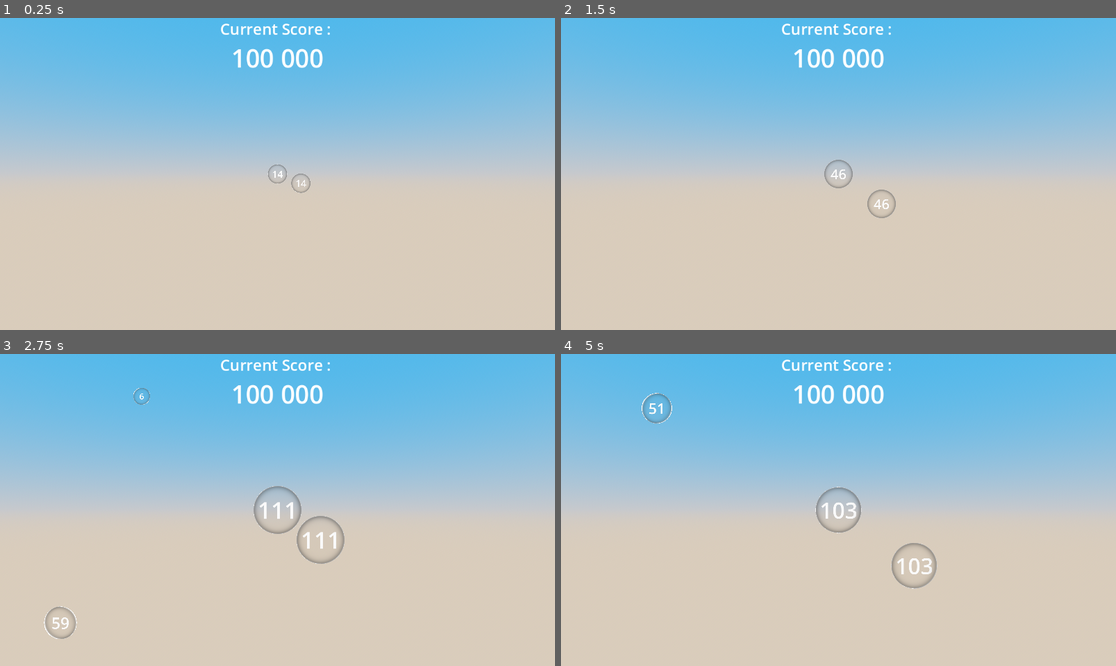
Above: before the commit, frames 1-4 (two rows, left to right).
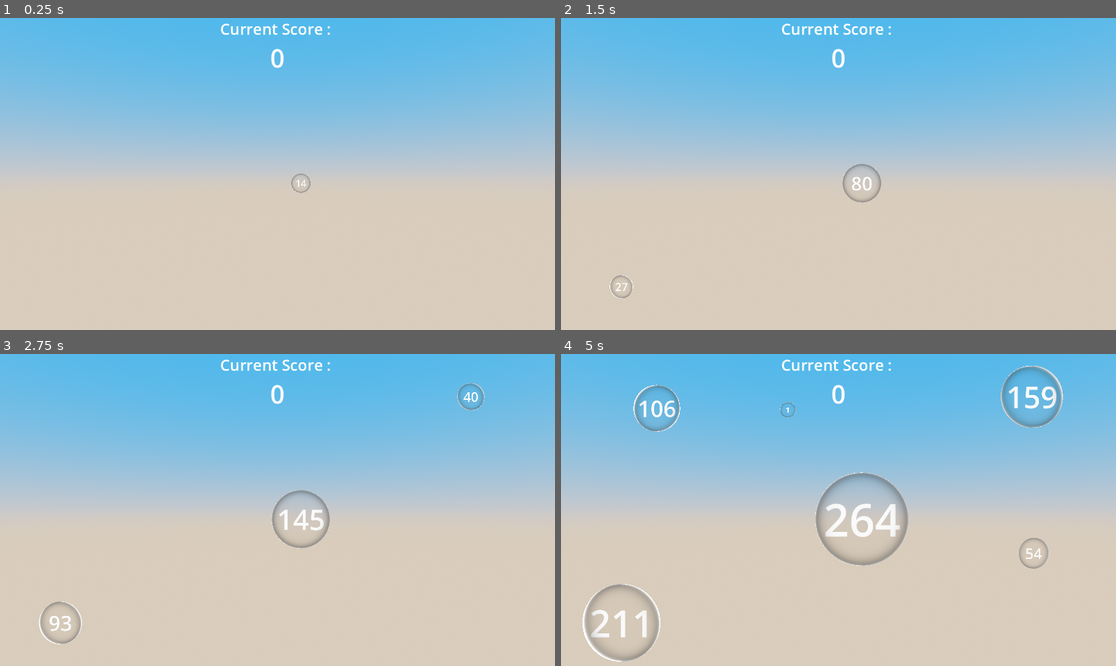
Above: after the commit, the same moments.

Repository: kominaaa/scorepopping
Game: Godot game, scene res://scenes/main.tscn
Two runs of this game, one before a commit and one after it. Both use one fixed random seed, a clock stepped at 60 frames per second and the inputs below.
Inputs (mouse positions are in pixels of both pictures, inside the frame that each line leads up to):
- Up to frame 1 (0.25 s): no input
- Up to frame 2 (1.5 s): move the mouse to (960, 158) at 0.52 s; click (960, 158) at 0.67 s; move the mouse to (727, 189) at 1.27 s; click (727, 189) at 1.42 s
- Up to frame 3 (2.75 s): move the mouse to (333, 441) at 2.02 s; click (333, 441) at 2.17 s
- Up to frame 4 (5 s): move the mouse to (810, 572) at 2.77 s; click (810, 572) at 2.92 s; move the mouse to (1005, 556) at 3.52 s; click (1005, 556) at 3.67 s; move the mouse to (672, 463) at 4.27 s; click (672, 463) at 4.42 s

The runs differ from the first frame. In frame 1, 0.6% of the frame differs, in the area x 42-59%, y 9-54%; in frame 2, 1.1%; in frame 3, 2.4%; in frame 4, 5.4%, in the area x 3-91%, y 3-99%.

Commit message:
scoring works

Diff:
--- a/scenes/main.tscn
+++ b/scenes/main.tscn
@@ -19,10 +19,10 @@
 sky = SubResource("Sky_hpll1")
 tonemap_mode = 2
 
-[node name="Main" type="Node3D" node_paths=PackedStringArray("camera")]
+[node name="Main" type="Node3D" node_paths=PackedStringArray("camera", "score_value_label")]
 script = ExtResource("1_mnu6u")
 camera = NodePath("Camera3D")
-bubble_scene = ExtResource("1_nwdim")
+score_value_label = NodePath("CanvasLayer/GameInterface/ScoreLabel/ScoreValueLabel")
 
 [node name="CanvasLayer" type="CanvasLayer" parent="."]
 
@@ -45,3 +45,5 @@
 [node name="Camera3D" type="Camera3D" parent="."]
 transform = Transform3D(1, 0, 0, 0, 1, 0, 0, 0, 1, 0, 0, 3.18599)
 projection = 1
+
+[editable path="CanvasLayer/GameInterface"]
--- a/scripts/bubble_script.gd
+++ b/scripts/bubble_script.gd
@@ -1,8 +1,8 @@
 extends Node3D
 
-signal bubble_destroyed(bubble: Node3D)
+signal bubble_destroyed(bubble: Node3D, bubble_value: int)
 signal collision_detected
-signal progress_updated(progress: float)  # Signal pour transmettre le progress
+signal progress_updated(progress: float)  # pour transmettre la progression de la bulle
 
 @export var scale_rate: float = 1.0
 @export var max_scale: float = 20.0
@@ -16,49 +16,42 @@
 @export var collision_shape: CollisionShape3D
 
 var current_progress: float = 0.0
-var current_value: int = 0  # Nouvelle variable pour stocker la valeur actuelle
+var current_value: int = 0
 
 func _ready():
 	scale = Vector3(1, 1, 1)
 	set_process(true)
 
-	# Connecter les signaux locaux
 	if area:
 		area.area_entered.connect(Callable(self, "_on_area_entered"))
 		area.input_event.connect(Callable(self, "_on_input_event"))
 
 func _process(delta):
-	# Augmenter la taille de la bulle
 	if scale.x < max_scale:
 		var new_scale = scale + Vector3(scale_rate, scale_rate, scale_rate) * delta
 		if new_scale.x > max_scale:
 			new_scale = Vector3(max_scale, max_scale, max_scale)
 		scale = new_scale
 
-		# Mettre à jour l'apparence et les couleurs
 		_update_label_and_colors()
 	else:
 		print("Reached max scale. Stopping process.")
 		set_process(false)
 
 func _update_label_and_colors():
-	# Calcul du progress entre 0 et 1
 	current_progress = (scale.x - 1.0) / (max_scale - 1.0)
-
-	# Calcul de la valeur actuelle
 	current_value = round(lerp(float(min_value), float(max_value), current_progress))
 
-	# Émettre le signal pour l'éventuel usage externe (spawn script, etc.)
 	emit_signal("progress_updated", current_progress)
 
 	# Mise à jour du label
 	label_3d.text = str(current_value)
 
-	# Couleur via le gradient
+	# Appliquer la couleur du gradient
 	var color = gradient_texture.gradient.get_color(current_progress)
 	label_3d.modulate = color
 
-	# Changer la couleur dans le ShaderMaterial, si c'est un SphereMesh
+	# Changer la couleur dans le ShaderMaterial (si SphereMesh)
 	if bubble_mesh.mesh is SphereMesh:
 		var material = bubble_mesh.mesh.material
 		if material is ShaderMaterial:
@@ -79,14 +72,15 @@
 		explosion.global_transform.origin = global_transform.origin
 		get_tree().current_scene.add_child(explosion)
 
-		# Transmettre la valeur de progress pour configurer le pitch, le nombre de particules, etc.
 		if explosion.has_method("set_progress"):
 			explosion.set_progress(current_progress)
 
-	# Déconnecter l'area
+	# Déconnecter l'area avant de supprimer la bulle
 	if area:
 		area.area_entered.disconnect(Callable(self, "_on_area_entered"))
 		area.input_event.disconnect(Callable(self, "_on_input_event"))
 
-	emit_signal("bubble_destroyed", self)
+	# Émettre le signal bubble_destroyed avec la valeur
+	emit_signal("bubble_destroyed", self, current_value)
+
 	queue_free()
--- a/scripts/bubble_spawner.gd
+++ b/scripts/bubble_spawner.gd
@@ -60,7 +60,6 @@
 			spawn_successful = true
 			break
 
-	# Spawner la bulle uniquement si une position valide a été trouvée
 	if spawn_successful:
 		var bubble = bubble_scene.instantiate()
 		bubble.global_transform.origin = spawn_pos
@@ -71,10 +70,7 @@
 		bubble.connect("bubble_destroyed", Callable(self, "_on_bubble_destroyed"))
 		bubble.connect("collision_detected", Callable(self, "_on_bubble_collision"))
 
-		# Ajouter la bulle à la liste
 		bubbles.append(bubble)
-
-		# Incrémenter le compteur
 		current_spawn_count += 1
 	else:
 		print("No valid position found for spawning a bubble.")
@@ -110,27 +106,35 @@
 			valid_bubbles.append(bubble)
 	bubbles = valid_bubbles
 
-func _on_bubble_destroyed(bubble: Node3D) -> void:
+func _on_bubble_destroyed(bubble: Node3D, bubble_value: int) -> void:
 	if bubble in bubbles:
 		bubbles.erase(bubble)
+
+	# Transmettre l’incrément de score au script principal
+	var main_scene = get_tree().get_current_scene()
+	if main_scene and main_scene.has_method("increment_score"):
+		main_scene.increment_score(bubble_value)
 
 func _on_bubble_collision():
 	print("Collision detected! Restarting game...")
 	_restart_game()
 
 func _check_collisions():
-	# Vérifie les collisions entre toutes les bulles
 	for i in range(bubbles.size()):
 		for j in range(i + 1, bubbles.size()):
 			var bubble_a = bubbles[i]
 			var bubble_b = bubbles[j]
 
-			if bubble_a and bubble_b and not bubble_a.is_queued_for_deletion() and not bubble_b.is_queued_for_deletion():
+			if bubble_a and bubble_b \
+				and not bubble_a.is_queued_for_deletion() \
+				and not bubble_b.is_queued_for_deletion():
+
 				var distance = bubble_a.global_transform.origin.distance_to(bubble_b.global_transform.origin)
 				if distance < min_spawn_distance:
 					_on_bubble_collision()
 
 func _restart_game():
+	# Supprime toutes les bulles
 	for bubble in bubbles:
 		if bubble:
 			bubble.queue_free()
@@ -139,3 +143,7 @@
 	# Réinitialiser la scène
 	var current_scene_path = get_tree().current_scene.scene_file_path
 	get_tree().change_scene_to_file(current_scene_path)
+
+func _on_progress_updated(progress: float):
+	# Callback si besoin d'exploiter le "progress" en temps réel
+	pass
--- a/scripts/main.gd
+++ b/scripts/main.gd
@@ -1,14 +1,15 @@
 extends Node3D
 
 @export var camera: Camera3D
-@export var bubble_scene: PackedScene
+@export var score_value_label: Label
 
-var bubbles: Array = []
+var score: int = 0
 
 func _ready():
-	# Réinitialiser les bulles
-	bubbles.clear()
-	_spawn_bubble()
+	# Initialisation du score
+	score = 0
+	if score_value_label:
+		score_value_label.text = str(score)
 
 func _input(event: InputEvent) -> void:
 	if event is InputEventMouseButton and event.pressed and event.button_index == MOUSE_BUTTON_LEFT:
@@ -18,38 +19,14 @@
 
 		var space_state: PhysicsDirectSpaceState3D = get_world_3d().direct_space_state
 		var query: PhysicsRayQueryParameters3D = PhysicsRayQueryParameters3D.create(from, to)
-
 		var result: Dictionary = space_state.intersect_ray(query)
 
 		if result:
 			var collider = result.collider
-			if collider:
-				if "on_clicked" in collider:  # Vérifie que la méthode existe
-					collider.on_clicked(result.position)
+			if collider and "on_clicked" in collider:
+				collider.on_clicked(result.position)
 
-func _spawn_bubble():
-	# Instancier une nouvelle bulle
-	var bubble = bubble_scene.instantiate()
-	add_child(bubble)
-	bubbles.append(bubble)
-
-	# Connecter le signal collision_detected dynamiquement
-	if "collision_detected" in bubble:
-		bubble.collision_detected.connect(Callable(self, "_on_bubble_collision"))
-
-func _on_bubble_collision():
-	# Gérer la fin de partie et redémarrer
-	print("Collision detected between bubbles! Restarting game...")
-	_restart_game()
-
-func _restart_game():
-	# Déconnecter et supprimer les bulles existantes
-	for bubble in bubbles:
-		if "collision_detected" in bubble:
-			bubble.collision_detected.disconnect(Callable(self, "_on_bubble_collision"))
-		bubble.queue_free()  # Supprime la bulle de la scène
-	bubbles.clear()  # Nettoyer la liste des bulles
-
-	# Réinitialiser la scène en la rechargeant
-	var current_scene_path = get_tree().current_scene.scene_file_path
-	get_tree().change_scene_to_file(current_scene_path)
+func increment_score(value: int):
+	score += value
+	if score_value_label:
+		score_value_label.text = str(score)
